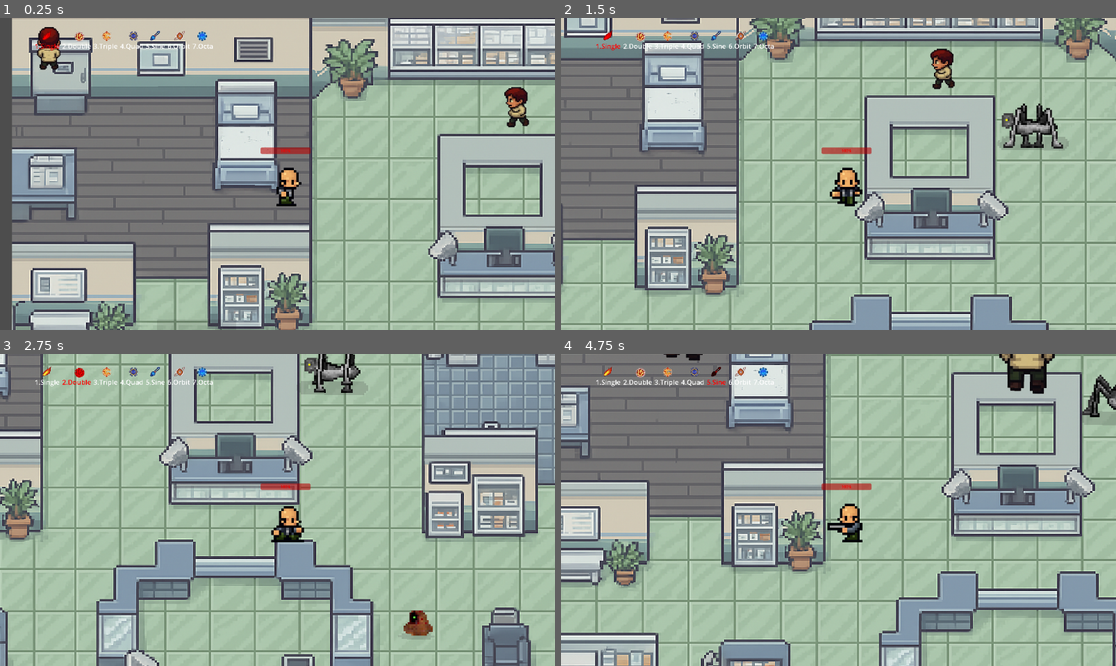
Above: before the commit, frames 1-4 (two rows, left to right).
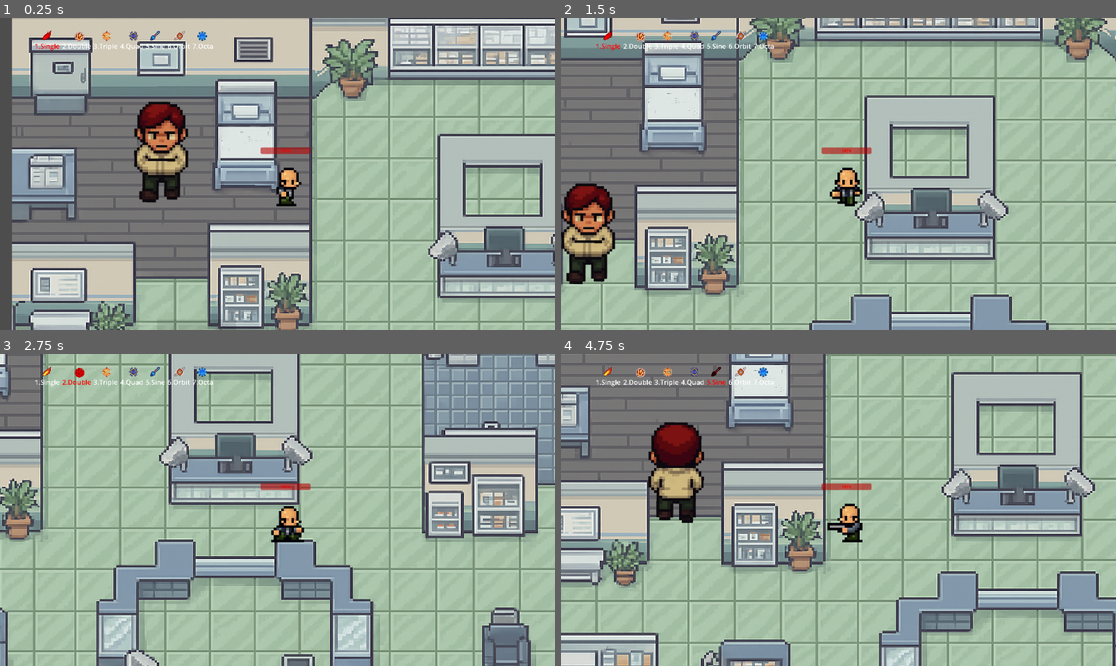
Above: after the commit, the same moments.

Repository: levi-tabosa/trabai_andrea
Game: Godot game, scene res://scenes/main.tscn
Same seed, same stepped clock (60 frames per second), same inputs: the game is played once before the commit and once after it.
Inputs:
- Up to frame 1 (0.25 s): no input
- Up to frame 2 (1.5 s): tap Enter (ui_accept) at 0.5, 0.77 s; hold Right (ui_right) 0.53-1.28 s; tap Keypad Enter (enter) at 0.6 s; hold Down (ui_down) from 1.28 s (still down); tap 1 (select-1) at 1.35 s
- Up to frame 3 (2.75 s): tap Enter (ui_accept) at 1.52 s; release Down (ui_down) at 2.03 s; hold Right (ui_right) from 2.03 s (still down); tap 2 (select-2) at 2.1 s
- Up to frame 4 (4.75 s): release Right (ui_right) at 2.78 s; hold Up (ui_up) 2.78-3.53 s; tap 3 (select-3) at 2.85 s; tap Enter (ui_accept) at 3.02, 3.77, 4.52 s; hold Left (ui_left) from 3.53 s (still down); tap 4 (select-4) at 3.6 s; tap 5 (select-5) at 4.35 s

The runs differ from the first frame. In frame 1, 3.4% of the frame differs, in the area x 6-96%, y 2-60%; in frame 2, 4.1%, in the area x 0-92%, y 9-86%; in frame 3, 1.5%; in frame 4, 4.1%.

Commit message:
basic script

Diff:
--- /dev/null
+++ b/inventory.gd
@@ -0,0 +1 @@
+extends Node
--- a/scenes/enemy.tscn
+++ b/scenes/enemy.tscn
@@ -111,6 +111,9 @@
 "speed": 5.0
 }]
 
+[sub_resource type="RectangleShape2D" id="RectangleShape2D_md0e3"]
+size = Vector2(10.8, 16.4)
+
 [node name="Enemy" type="CharacterBody2D"]
 scale = Vector2(2.5, 2.5)
 script = ExtResource("1_md0e3")
@@ -118,3 +121,8 @@
 [node name="AnimatedSprite2D" type="AnimatedSprite2D" parent="."]
 sprite_frames = SubResource("SpriteFrames_7p1mj")
 animation = &"idle-down"
+
+[node name="CollisionShape2D" type="CollisionShape2D" parent="."]
+position = Vector2(-0.6, 0.2)
+scale = Vector2(1, 1)
+shape = SubResource("RectangleShape2D_md0e3")
--- a/scenes/enemy_path.tscn
+++ b/scenes/enemy_path.tscn
@@ -1,17 +1,17 @@
 [gd_scene load_steps=21 format=3 uid="uid://baynvyo0fscvw"]
 
-[ext_resource type="Script" path="res://scripts/enemy_path.gd" id="1_ov72x"]
+[ext_resource type="Script" uid="uid://bdo4soctm5xno" path="res://scripts/enemy_path.gd" id="1_ov72x"]
 [ext_resource type="PackedScene" uid="uid://yg7nkj6i3yob" path="res://scenes/enemy.tscn" id="2_4jm3e"]
 [ext_resource type="Texture2D" uid="uid://damv7213yhplh" path="res://assets/ChatGPT Image 25 de abr. de 2025, 13_48_50.png" id="2_kaxol"]
 [ext_resource type="Texture2D" uid="uid://bf0iqfgiuk3v1" path="res://assets/ChatGPT Image 25 de abr. de 2025, 11_49_35.png" id="3_4tch4"]
 [ext_resource type="Texture2D" uid="uid://dipi6xsc2hlyt" path="res://assets/ChatGPT Image 25 de abr. de 2025, 13_48_55.png" id="3_uuw2b"]
 [ext_resource type="Texture2D" uid="uid://g3wl6ilsa7j6" path="res://assets/ChatGPT Image 25 de abr. de 2025, 12_09_25.png" id="4_kaxol"]
 
-[sub_resource type="Curve2D" id="Curve2D_cgpjw"]
+[sub_resource type="Curve2D" id="Curve2D_kaxol"]
 _data = {
-"points": PackedVector2Array(0, 0, 0, 0, 40, 216, 0, 0, 0, 0, 167, 217, 0, 0, 0, 0, 166, 37, 0, 0, 0, 0, 45, 37, 0, 0, 0, 0, 39, 45, 0, 0, 0, 0, 34, 153, 0, 0, 0, 0, 42, 220, 0, 0, 0, 0, 41, 53, 0, 0, 0, 0, 44, 36)
+"points": PackedVector2Array(0, 0, 0, 0, 0, 150, 0, 0, 0, 0, 0, 0)
 }
-point_count = 9
+point_count = 2
 
 [sub_resource type="AtlasTexture" id="AtlasTexture_725tx"]
 atlas = ExtResource("2_kaxol")
@@ -141,12 +141,11 @@
 }]
 
 [node name="EnemyPath" type="Path2D"]
-curve = SubResource("Curve2D_cgpjw")
+curve = SubResource("Curve2D_kaxol")
 script = ExtResource("1_ov72x")
 enemy_sprite_frames = SubResource("SpriteFrames_cidyv")
 enemy_scale_factor = 0.3
 
 [node name="Enemy" parent="." instance=ExtResource("2_4jm3e")]
-position = Vector2(48, 63)
 rotation = 0.00466919
 path_node = NodePath("..")
--- /dev/null
+++ b/scenes/inventory.tscn
@@ -0,0 +1,6 @@
+[gd_scene load_steps=2 format=3 uid="uid://cryp6fjuxdj3w"]
+
+[ext_resource type="Script" uid="uid://b30xplvpbu0de" path="res://scripts/inventory.gd" id="1_qw0r6"]
+
+[node name="Inventory" type="Node"]
+script = ExtResource("1_qw0r6")
--- a/scenes/main.tscn
+++ b/scenes/main.tscn
@@ -1,41 +1,16 @@
-[gd_scene load_steps=6 format=3 uid="uid://d4bvi0psj51d7"]
+[gd_scene load_steps=4 format=3 uid="uid://d4bvi0psj51d7"]
 
 [ext_resource type="PackedScene" uid="uid://baynvyo0fscvw" path="res://scenes/enemy_path.tscn" id="1_o5qli"]
 [ext_resource type="PackedScene" uid="uid://beprwukcivekm" path="res://scenes/hospital.tscn" id="1_sugp2"]
 [ext_resource type="PackedScene" uid="uid://isvtb1om0gsd" path="res://scenes/player.tscn" id="4_jyhfs"]
-[ext_resource type="SpriteFrames" uid="uid://dlagj5u533p8f" path="res://assets/sprite-frames/ghost-frames.tres" id="4_tefeu"]
-[ext_resource type="SpriteFrames" uid="uid://bv0u2t86xnbnw" path="res://assets/sprite-frames/spider-fames.tres" id="5_tefeu"]
 
 [node name="main" type="Node"]
 
 [node name="Hospital" parent="." instance=ExtResource("1_sugp2")]
 position = Vector2(-12, -10)
 
-[node name="EnemyPath" parent="." instance=ExtResource("1_o5qli")]
-position = Vector2(479, 46)
-enemy_speed = 1.0
-
-[node name="EnemyPath2" parent="." instance=ExtResource("1_o5qli")]
-position = Vector2(657, 357)
-enemy_speed = 1.0
-enemy_patrol_loops = 0
-enemy_sprite_frames = ExtResource("4_tefeu")
-enemy_scale_factor = 2.0
-
-[node name="EnemyPath3" parent="." instance=ExtResource("1_o5qli")]
-position = Vector2(573, 100)
-enemy_speed = 1.0
-enemy_sprite_frames = ExtResource("5_tefeu")
-enemy_scale_factor = 2.0
-
-[node name="EnemyPath4" parent="." instance=ExtResource("1_o5qli")]
-position = Vector2(657, 357)
-enemy_patrol_loops = 0
-enemy_mov_state = 1
-enemy_sprite_frames = ExtResource("4_tefeu")
-enemy_scale_factor = 2.0
-
-[node name="EnemyPath5" parent="." instance=ExtResource("1_o5qli")]
-
 [node name="player" parent="." instance=ExtResource("4_jyhfs")]
 position = Vector2(277, 176)
+
+[node name="EnemyPath" parent="." instance=ExtResource("1_o5qli")]
+position = Vector2(159, 125)
--- a/scripts/enemy.gd
+++ b/scripts/enemy.gd
@@ -93,32 +93,32 @@
 	shoot_timer.connect("timeout", _on_shoot_timer_timeout)
 	add_child(shoot_timer)
 
-func configure_from_path(blz_path_node: Node) -> void:
-	if blz_path_node.has_method("get_script") and blz_path_node.get_script() != null:
-		if blz_path_node.get("enemy_speed") != null:
-			speed = blz_path_node.enemy_speed
-		if blz_path_node.get("enemy_chase_distance") != null:
-			chase_distance = blz_path_node.enemy_chase_distance
-		if blz_path_node.get("enemy_patrol_loops") != null:
-			patrol_loops = blz_path_node.enemy_patrol_loops
-		if blz_path_node.get("enemy_fire_rate") != null:
-			fire_rate = blz_path_node.enemy_fire_rate
+func configure_from_path(_path_node: Node) -> void:
+	if _path_node.has_method("get_script") and _path_node.get_script() != null:
+		if _path_node.get("enemy_speed") != null:
+			speed = _path_node.enemy_speed
+		if _path_node.get("enemy_chase_distance") != null:
+			chase_distance = _path_node.enemy_chase_distance
+		if _path_node.get("enemy_patrol_loops") != null:
+			patrol_loops = _path_node.enemy_patrol_loops
+		if _path_node.get("enemy_fire_rate") != null:
+			fire_rate = _path_node.enemy_fire_rate
 			if shoot_timer:
 				shoot_timer.wait_time = fire_rate
-		if blz_path_node.get("enemy_projectile_speed") != null:
-			projectile_speed = blz_path_node.enemy_projectile_speed
-		if blz_path_node.get("enemy_shooting_range") != null:
-			shooting_range = blz_path_node.enemy_shooting_range
-		if blz_path_node.get("enemy_mov_state") != null:
-			mov_state = blz_path_node.enemy_mov_state
-		if blz_path_node.get("enemy_fire_state") != null:
-			fire_state = blz_path_node.enemy_fire_state
-		if blz_path_node.get("enemy_scale_factor") != null:
-			scale = Vector2(blz_path_node.enemy_scale_factor, blz_path_node.enemy_scale_factor)
-		if blz_path_node.get("enemy_sprite_frames") != null:
-			animated.sprite_frames = blz_path_node.enemy_sprite_frames
-		if blz_path_node.get("enemy_has_projectile") != null:
-			has_projectile = blz_path_node.enemy_has_projectile
+		if _path_node.get("enemy_projectile_speed") != null:
+			projectile_speed = _path_node.enemy_projectile_speed
+		if _path_node.get("enemy_shooting_range") != null:
+			shooting_range = _path_node.enemy_shooting_range
+		if _path_node.get("enemy_mov_state") != null:
+			mov_state = _path_node.enemy_mov_state
+		if _path_node.get("enemy_fire_state") != null:
+			fire_state = _path_node.enemy_fire_state
+		if _path_node.get("enemy_scale_factor") != null:
+			scale = Vector2(_path_node.enemy_scale_factor, _path_node.enemy_scale_factor)
+		if _path_node.get("enemy_sprite_frames") != null:
+			animated.sprite_frames = _path_node.enemy_sprite_frames
+		if _path_node.get("enemy_has_projectile") != null:
+			has_projectile = _path_node.enemy_has_projectile
 
 func _physics_process(delta: float) -> void:
 	if not player or (mov_state == MOB_BEHAVIOR.PATROLLING and path_points.size() == 0):
--- a/scripts/enemy_path.gd
+++ b/scripts/enemy_path.gd
@@ -11,7 +11,7 @@
 @export var enemy_sprite_frames: SpriteFrames
 @export var enemy_scale_factor: float = 3.0
 @export var enemy_has_projectile: bool = false
-@export var enemy_collision_shape: CollisionObject2D = CollisionObject2D.new.call()
+# @export var enemy_collision_shape: CollisionObject2D = CollisionObject2D.new.call()
 
 func configure_enemy(enemy: Node) -> void:
 	if enemy.has_method("configure_from_path"):
--- /dev/null
+++ b/scripts/inventory.gd
@@ -0,0 +1,21 @@
+extends Node
+var inventory = []
+
+func add_item(item_name, item_icon, item_quantity):
+	for item in inventory:
+		if item["name"] == item_name:
+			item["quantity"] += item_quantity
+			return
+	inventory.append({
+		"name": item_name,
+		"icon": item_icon,
+		"quantity": item_quantity
+	})
+
+func remove_item(item_name, item_quantity):
+	for i in range(inventory.size()):
+		if inventory[i]["name"] == item_name:
+			inventory[i]["quantity"] -= item_quantity
+			if inventory[i]["quantity"] <= 0:
+				inventory.remove_at(i)
+			return
--- a/scripts/player.gd
+++ b/scripts/player.gd
@@ -323,6 +323,7 @@
 
 
 func _on_area_2d_body_entered(body: Node2D) -> void:
+	print("Player collided with: ", body.name)
 	if body.is_in_group("mobs"):
 		knockback_direction = (global_position - body.global_position).normalized()
 		knockback_timer = knockback_duration
Not shown, added: inventory.gd.uid
Not shown: 1 places in scenes/enemy.tscn that only renumber resources
Not shown, added: scripts/inventory.gd.uid
